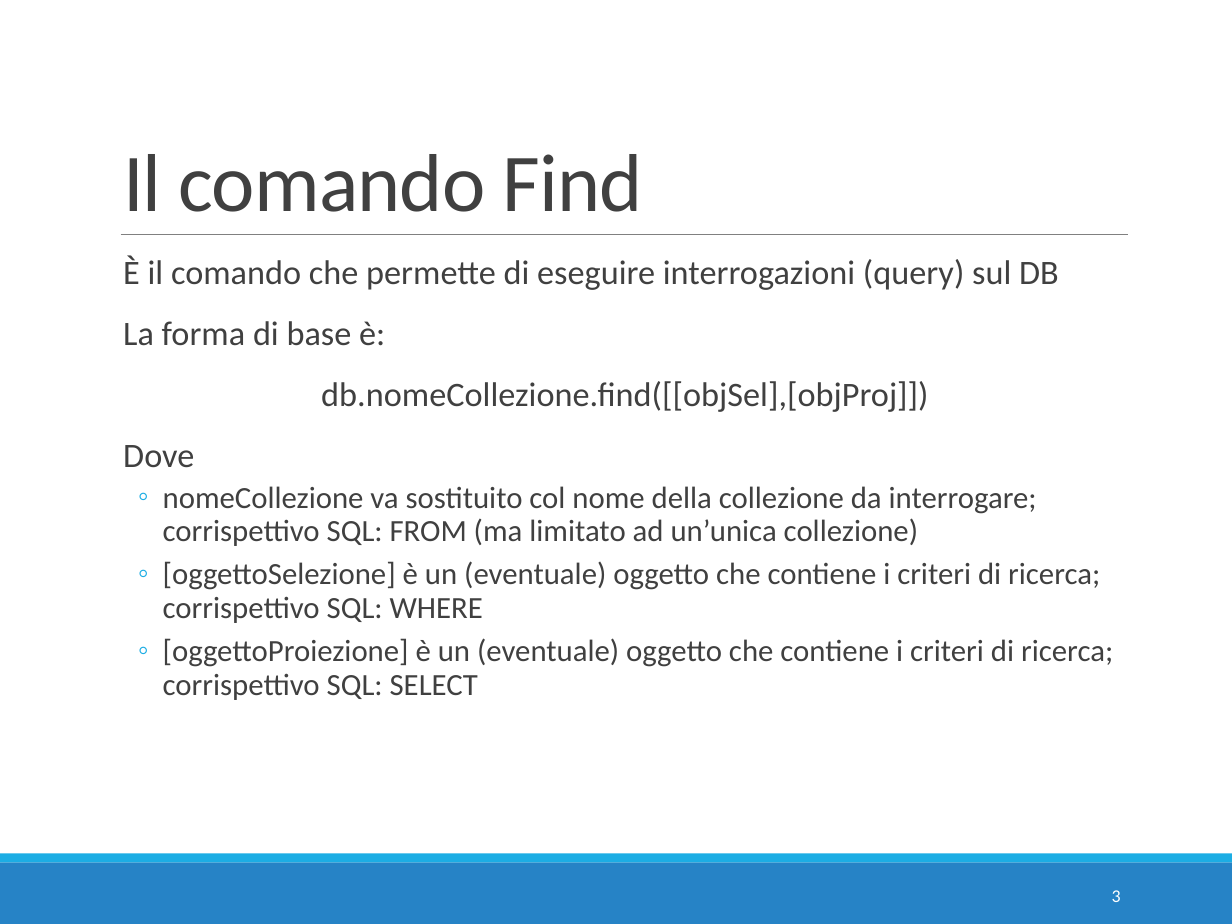
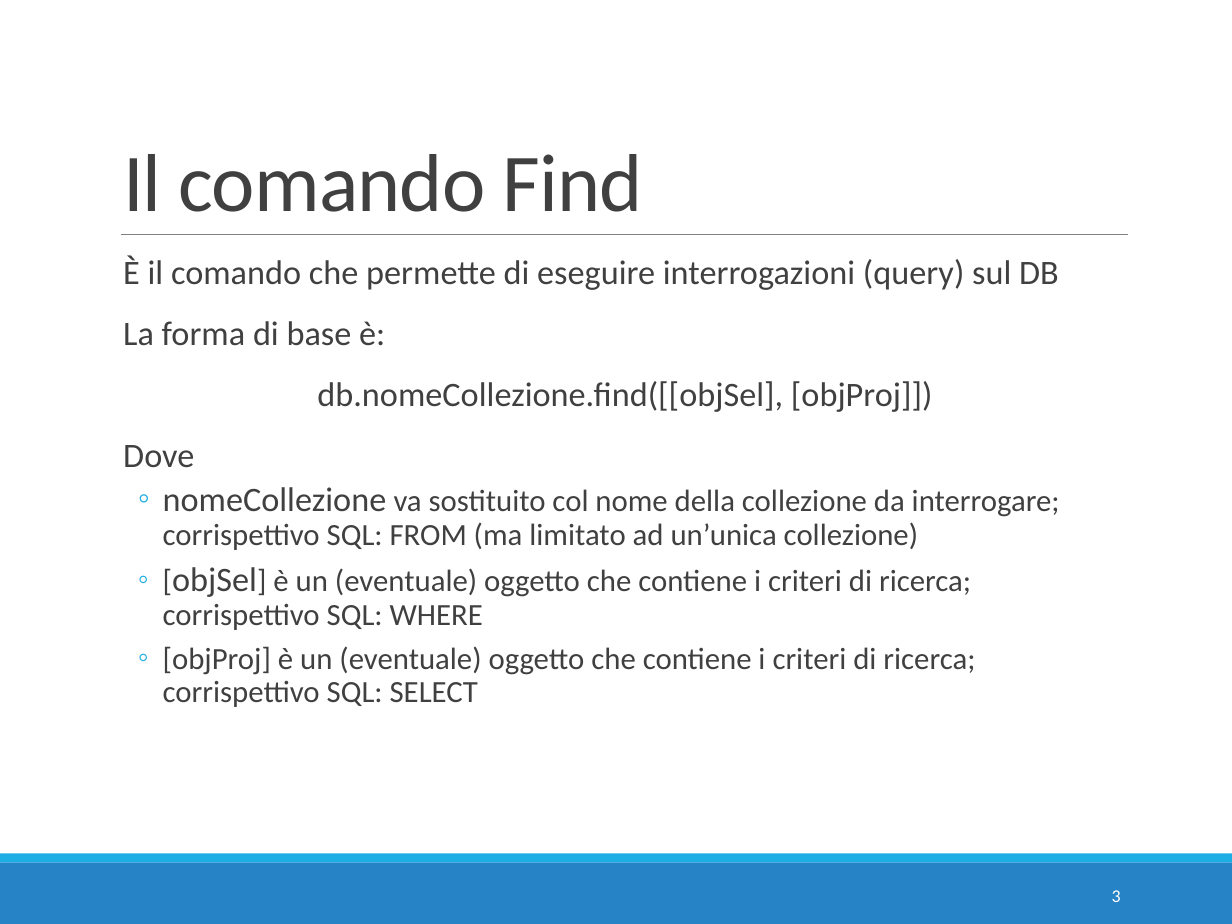
Before and after one commit to w4bo/teaching-nosql, a slide deck: slide 3 of slides/06 - E6 - MongoDB Find.pptx. Drawn at 1232x924 pixels with LibreOffice and Linux fonts; fonts in the diff are those of the drawing. Boxes give left, top, right and bottom in pixels: in the first picture for what was removed or moved away, otherwise in the second. Text is boxed around its words. In the diff, an @@ line names an element or a change of style, - is before the commit and + after.

Commit message:
update slides

```diff
--- a/slides/06 - E6 - MongoDB Find.pptx
+++ b/slides/06 - E6 - MongoDB Find.pptx
@@ text at [317,381,933,412]: spaces changed @@
-  db.nomeCollezione.find([[objSel],[objProj]])
+  db.nomeCollezione.find([[objSel], [objProj]])
@@ text at [163,487,1060,550]: size 18 to 20 pt in "nomeCollezione" @@
@@ text at [163,567,975,707]: text changed @@
-  ◦ [oggettoSelezione] è un (eventuale) oggetto che contiene i criteri di ricerca;
-    corrispettivo SQL: WHERE
-  ◦ [oggettoProiezione] è un (eventuale) oggetto che contiene i criteri di ricerca;
-    corrispettivo SQL: SELECT
+  ◦ [objSel] è un (eventuale) oggetto che contiene i criteri di ricerca;
+    corrispettivo SQL: WHERE
+  ◦ [objProj] è un (eventuale) oggetto che contiene i criteri di ricerca;
+    corrispettivo SQL: SELECT
```
Also in this commit, not shown: 1 other slide changed, 1 other file.
